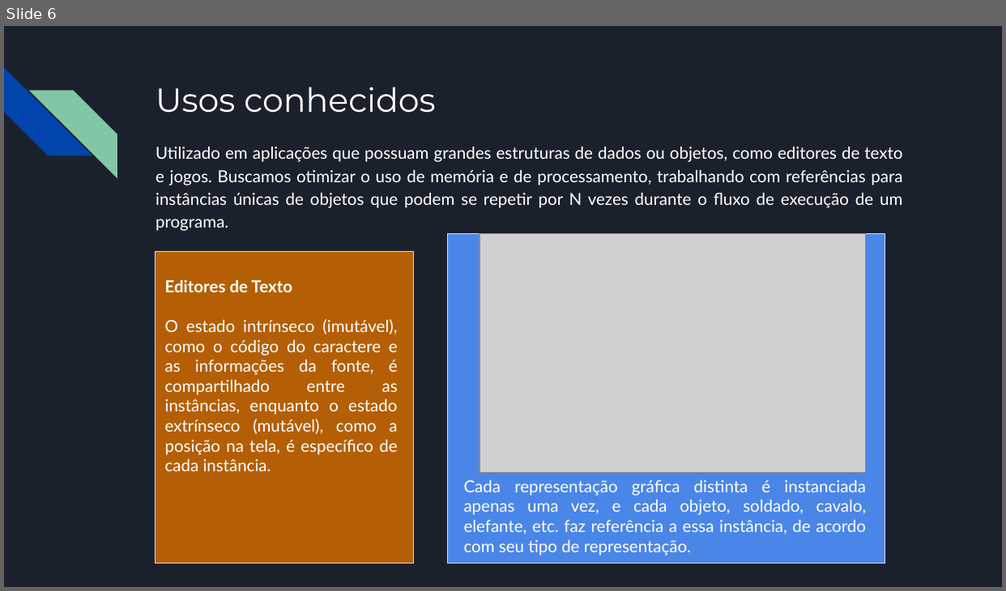
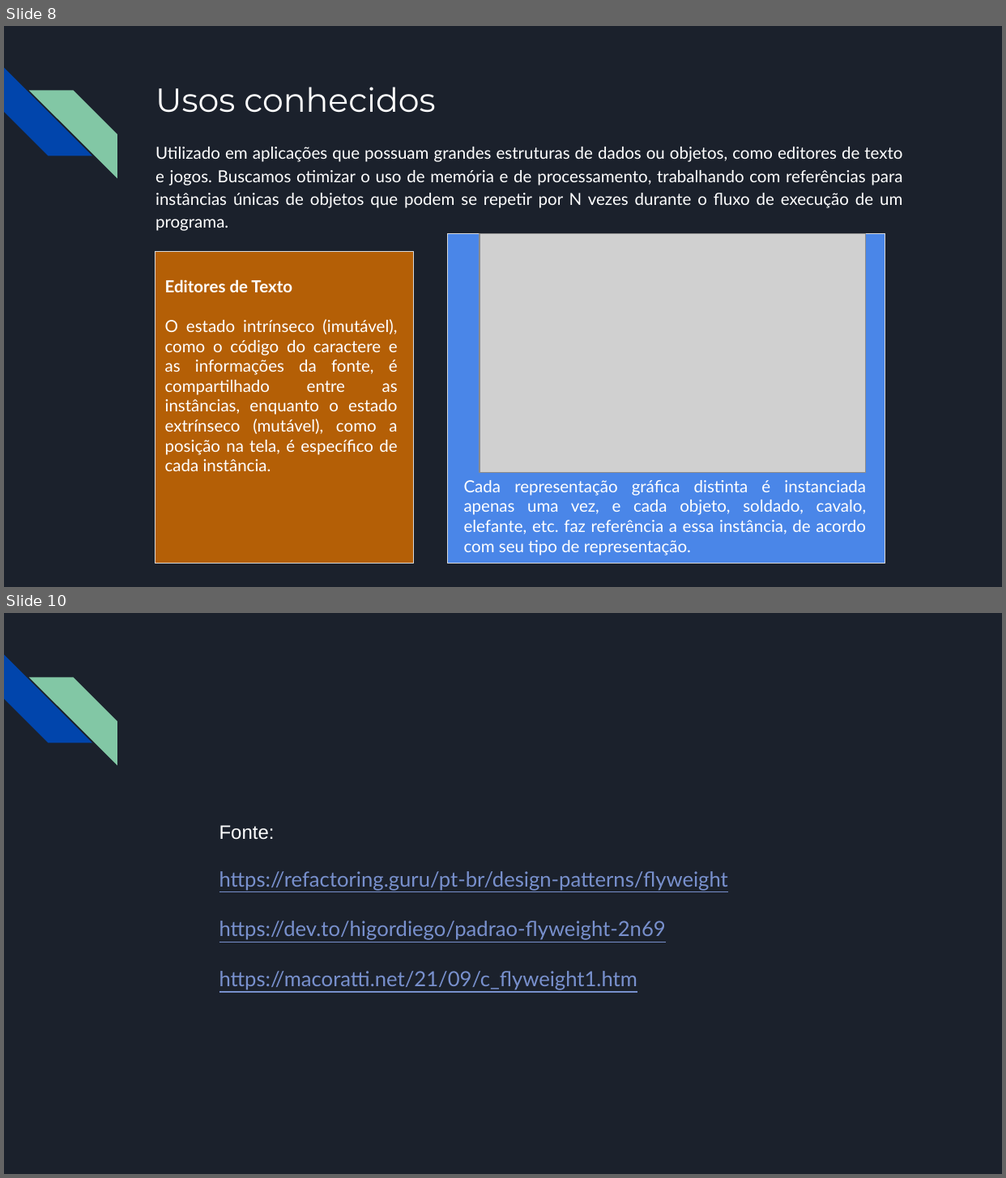
Before and after one commit to gsatilio/Exemplo_Flyweight, a slide deck: Exemplo_Flyweight/Apresentacao/DESIGN PATTERN Flyweight.pptx. Shown one above the other, each under a label of ours: slide 6 before the commit, slides 8 and 10 after it; the slides between them are not shown. The pictures are 1006x591 and 1006x1178 pixels, drawn with LibreOffice and Linux fonts; fonts in the diff are those of the drawing; grey boxes stand for pictures. Boxes give left, top, right and bottom in pixels: in the first picture for what was removed or moved away, otherwise in the second. Text is boxed around its words. In the diff, an @@ line names an element or a change of style, - is before the commit and + after.

```diff
--- a/Exemplo_Flyweight/Apresentacao/DESIGN PATTERN Flyweight.pptx
+++ b/Exemplo_Flyweight/Apresentacao/DESIGN PATTERN Flyweight.pptx
@@ slide 10 added at <box>4,613,1002,1174</box>, background #1B212C; not listed: 2 template elements that a slide beside it also shows @@
@@ text added at <box>219,825,728,990</box>, 15 pt, text #7890CD, underline @@
+Fonte:
+https://refactoring.guru/pt-br/design-patterns/flyweight
+https://dev.to/higordiego/padrao-flyweight-2n69
+https://macoratti.net/21/09/c_flyweight1.htm
@@ what was slide 6 is now slide 8 @@
```
Also in this commit, not shown: 4 other slides added, 2 slides removed, 4 other files.
